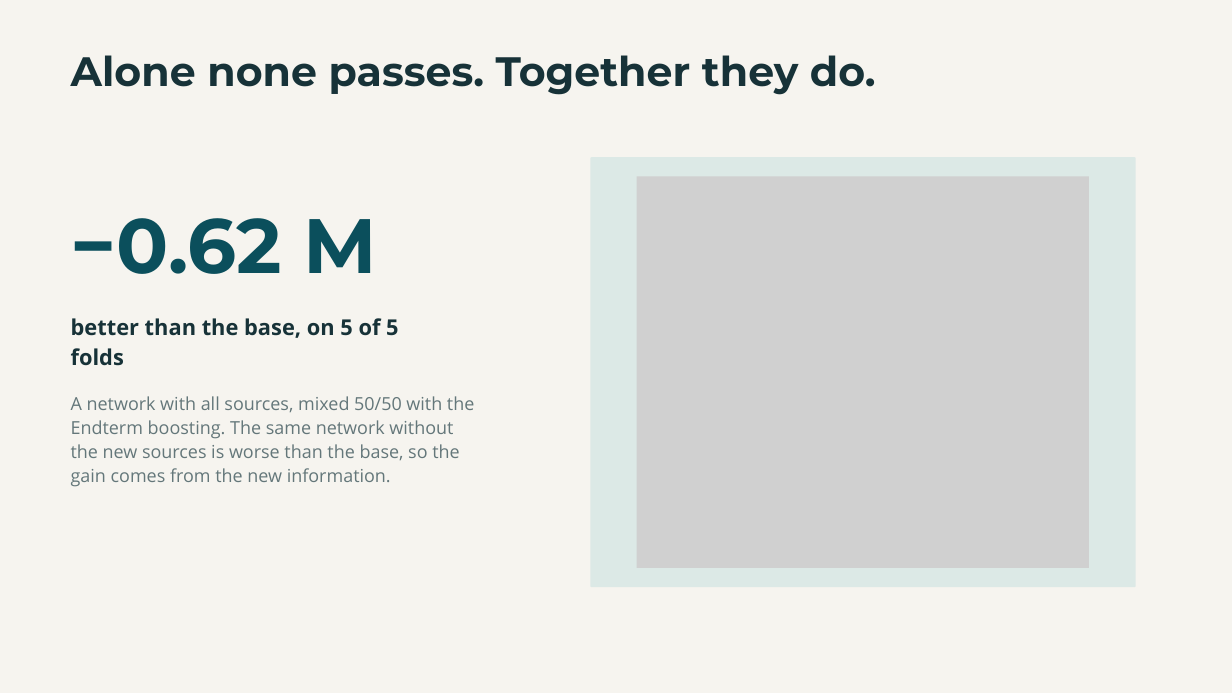
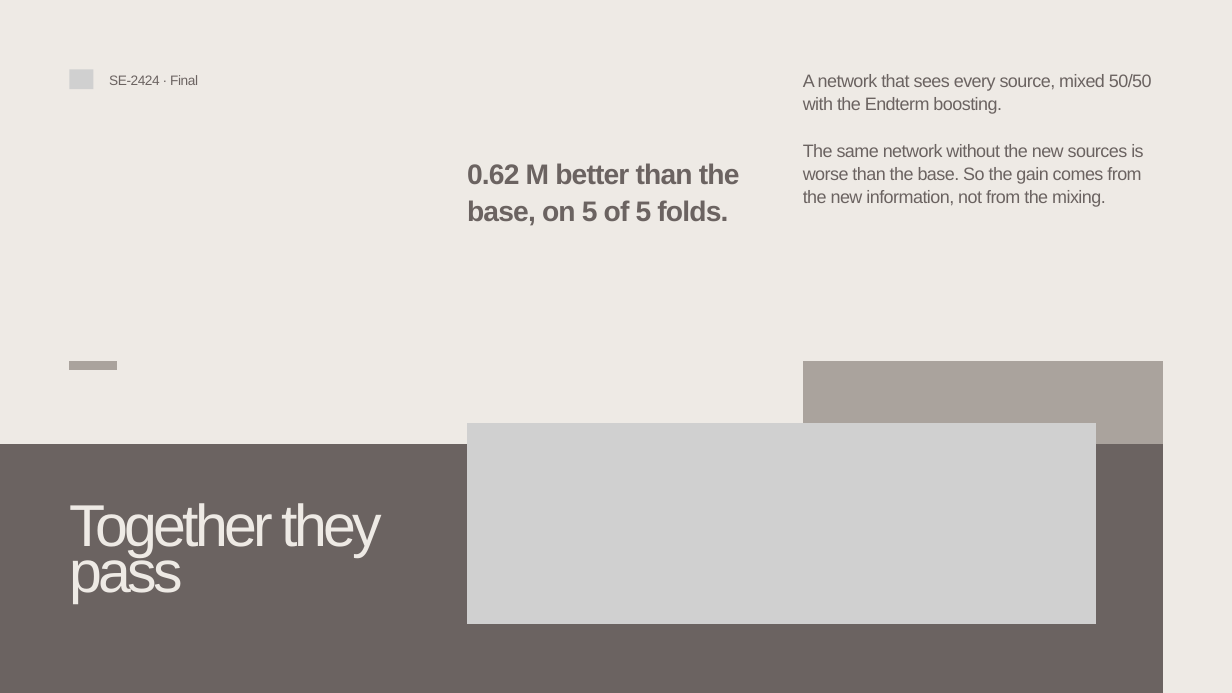
Before and after one commit to Newterios/mla_midtem, a slide deck: slide 7 of slides/Final_SE-2424_slides.pptx (slide 10 before the commit). Drawn at 1232x693 pixels with LibreOffice and Linux fonts; fonts in the diff are those of the drawing; grey boxes stand for pictures. Boxes give left, top, right and bottom in pixels: in the first picture for what was removed or moved away, otherwise in the second. Text is boxed around its words. In the diff, an @@ line names an element or a change of style, - is before the commit and + after.

Commit message:
Slides on a presentation template, app screenshot of the new look, contributions: the app built together

```diff
--- a/slides/Final_SE-2424_slides.pptx
+++ b/slides/Final_SE-2424_slides.pptx
@@ background #F6F4EF to #EEEAE5 @@
@@ text removed at box(71, 55, 876, 95) @@
-Alone none passes. Together they do.
@@ picture added at box(69, 69, 93, 89) @@
@@ text added at box(109, 75, 198, 85), 16 pt, text #6B6361 @@
+SE-2424 · Final
@@ text at box(803, 74, 1152, 207): text changed; font Open Sans to Arial; text colour #64777A to #6B6361 @@
-A network with all sources, mixed 50/50 with the Endterm boosting. The same network without the new sources is worse than the base, so the gain comes from the new information.
+A network that sees every source, mixed 50/50 with the Endterm boosting.
+The same network without the new sources is worse than the base. So the gain comes from the new information, not from the mixing.
@@ text at box(467, 163, 740, 226): text changed; size 25.5 to 33 pt; font Open Sans to Arial; text colour #173238 to #6B6361 @@
-better than the base, on 5 of 5 folds
+0.62 M better than the base, on 5 of 5 folds.
@@ freeform shape removed at box(590, 157, 1135, 587) @@
@@ picture removed at box(636, 176, 1088, 567) @@
@@ text removed at box(71, 218, 378, 274) @@
-−0.62 M
@@ freeform shape added at box(69, 361, 116, 370), fill #AAA39D @@
@@ freeform shape added at box(803, 361, 1162, 623), fill #AAA39D @@
@@ freeform shape added at box(0, 444, 1162, 693), fill #6B6361 @@
@@ picture added at box(467, 423, 1096, 624) @@
@@ text added at box(69, 503, 382, 603), 69 pt, text #EEEAE5 @@
+Together they pass
```
Also in this commit, not shown: 9 other slides changed, 4 slides added, 6 slides removed, 8 other files.
